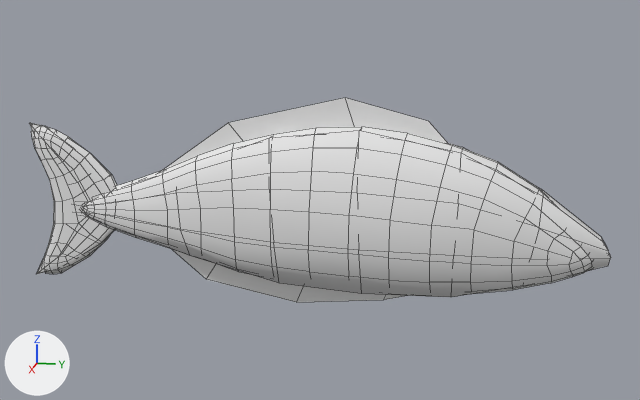
Renders of the OBJ model mge_v17_student_version/assets/mge/models/fishLP.obj from each side of a commit.
One viewpoint serves both versions: a camera (50 mm lens) standing at (8.38, 1.84, 2.52) and looking at (-0.04, 0.16, 0.41). Arrows for +X, +Y and +Z are at lower left; the lights stay in place. Mesh edges are drawn as thin lines. Where no turn or scale is listed for an object, it has been applied to the vertices.

The first picture shows 'fishLP'.
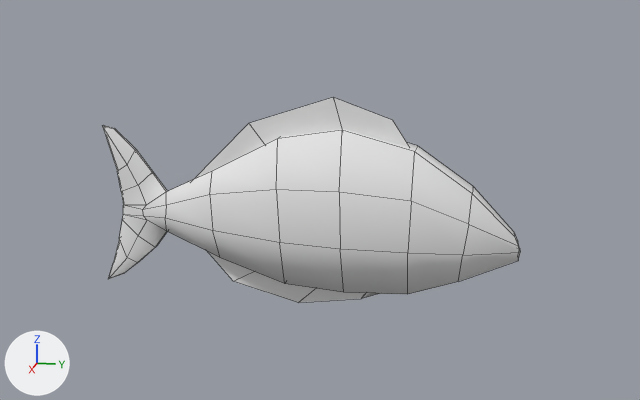
What differs and where, as boxes (x1, y1, x2, y2) in the pictures (640 x 400 px; the box of a moved part takes in the faces that stretch with it):
'fishLP', reshaped (28% narrower): before (29, 98, 611, 302); after (103, 98, 520, 303)
part 1 of me_fishlp, moved or reshaped: before (29, 123, 611, 297); after (103, 125, 520, 294)
part 2 of me_fishlp, rebuilt: before (163, 98, 448, 170); after (193, 98, 409, 180)
part 3 of me_fishlp, added: after (208, 252, 379, 303)
part 4 of me_fishlp, deleted: before (83, 127, 591, 294)
part 5 of me_fishlp, deleted: before (31, 125, 117, 274)
part 6 of me_fishlp, deleted: before (172, 249, 407, 302)

Edits to the bpy script that builds the scene:
```text
Change me_fishlp:
    used by ob_fishlp; location = (0.0, 0.0, 0.0)
    verts and faces of me_fishlp; kept vertices keep their numbers, new ones are numbered from 626
    before: 616 (0.0, -1.63, 0.01), 617 (0.0, -1.13, 0.6), 618 (0.0, 1.6, -0.38), 619 (0.0, 2.06, 0.6), 620 (0.0, -0.07, -0.67) at pixel (296, 302)
    before: 621 (0.0, 0.46, 0.6), 622 (0.0, 0.82, -0.58) at pixel (383, 299), 623 (0.0, 1.26, 0.6), 624 (0.0, -1.03, -0.48) at pixel (206, 279), 625 (0.0, -0.34, 0.6)
    remove me_fishlp.from_pydata(...)  # 626 vertices, 611 faces; spans x -0.47..0.46, y -2.96..2.95, z -0.67..1.44
    add me_fishlp.from_pydata(...)  # 129 vertices, 118 faces; spans x -0.43..0.43, y -2.13..2.12, z -0.67..1.44
    me_fishlp part 1: the loose piece of 104 vertices spanning x -0.43..0.43, y -2.96..2.95, z -0.56..1.15 is scaled about its middle by (1, 0.72, 1)
    me_fishlp part 2: the loose piece of 8 vertices spanning x 0.01, y -1.76..1.48, z 0.45..1.44 is rebuilt with 11 vertices and now spans x -0.12..0.14, y -1.27..1.07, z 0.45..1.44
    me_fishlp part 3: a new loose piece of 14 vertices spanning x -0.08..0.09, y -1.18..1.48, z -0.67..0.02, in mat_initialshadinggroup (white #e7e7e7)
    me_fishlp part 4: the loose piece of 352 vertices spanning x -0.47..0.46, y -2.42..2.86, z -0.49..1.17 is deleted
    me_fishlp part 5: the loose piece of 152 vertices spanning x -0.06..0.06, y -2.89..-1.82, z -0.54..1.07 is deleted
    me_fishlp part 6
    add delete_vertices([*range(616, 626)])  # with the faces that use them
```
